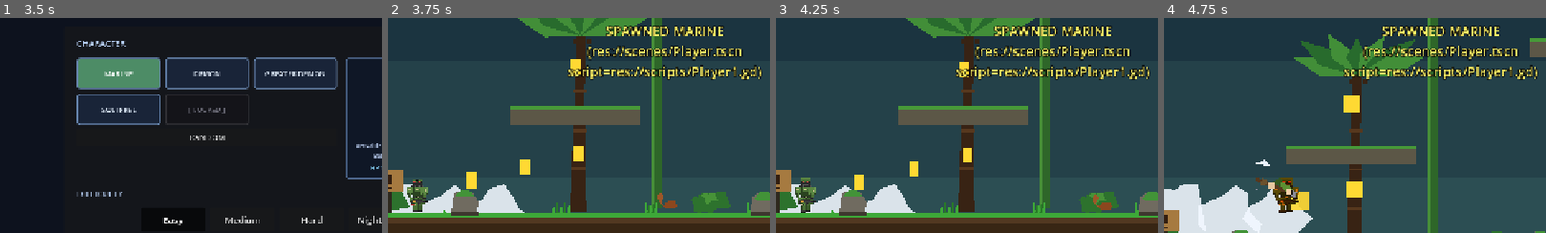
Above: before the commit, frames 1-4 (left to right).
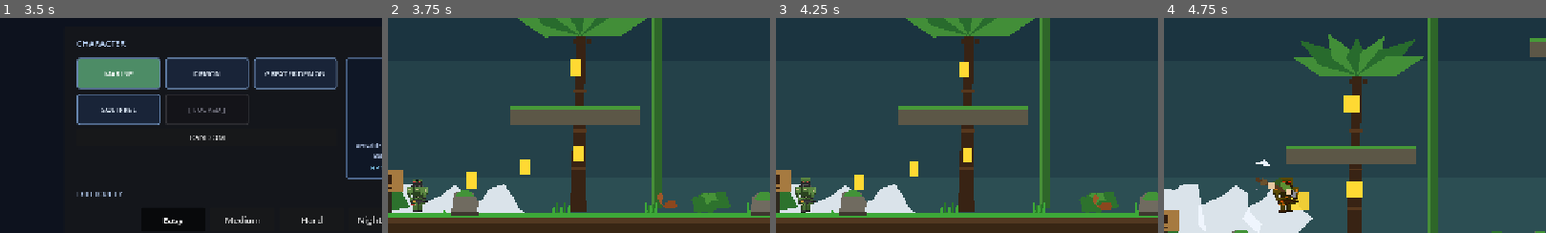
Above: after the commit, the same moments.

Repository: Crapula1/2d-platformer
Game: Godot game, scene res://scenes/MainMenu.tscn
Two runs of this game, one before a commit and one after it. Both use one fixed random seed, a clock stepped at 60 frames per second and the inputs below.
Inputs (mouse positions are % of the whole screen's width and height, from its top left):
- Up to frame 1 (3.5 s): click "START" at 0.5 s; click "MARINE" at 1.25 s; click "Easy" at 2 s; click "Easy" at 2.75 s
- Up to frame 2 (3.75 s): click "START RUN" at 3.5 s
- Up to frame 3 (4.25 s): no input
- Up to frame 4 (4.75 s): tap Enter at 4.25 s; move the mouse to (72, 45) at 4.27 s; hold D (move_right) from 4.28 s (still down); tap J (attack) at 4.35 s; click (72, 45) at 4.42 s; tap Space (jump) at 4.52 s
The pictures show only the part of the screen within x 14-64%, y 9-59%; the shares and areas given below are measured in that part.

Frame 1 is identical in both runs. In frame 2, 4.3% of the frame differs, in the area x 47-98%, y 3-29%; in frame 3, 4.3%; in frame 4, 4.3%.

Commit message:
chore: remove yellow SPAWNED character diagnostic banner
The in-game banner was left over from debugging character select. The
[Main] print line stays for log diagnostics.

Co-Authored-By: Claude Opus 4.7 <noreply@anthropic.com>

Diff:
--- a/scripts/Main.gd
+++ b/scripts/Main.gd
@@ -146,7 +146,6 @@
 		script_name = scr.resource_path
 	print("[Main] Spawned character=%s scene=%s script=%s at %s" % [
 		RunState.character, scene_path, script_name, str(spawn_xy)])
-	_flash_spawned_character_banner(RunState.character, scene_path + "\nscript=" + script_name)
 
 	# Camera limits must be applied after the player is in the tree so the
 	# Camera2D node exists and is current.
@@ -211,28 +210,6 @@
 	name_label.add_theme_constant_override("outline_size", 4)
 	name_label.vertical_alignment = VERTICAL_ALIGNMENT_CENTER
 	hb.add_child(name_label)
-
-func _flash_spawned_character_banner(character_id: String, scene_path: String) -> void:
-	# Diagnostic: a 2-second banner on the HUD shows which character + scene
-	# Main actually instantiated. If you pick demon and see "MARINE" here,
-	# the bug is upstream of Main (RunState wasn't set / scene cache stale).
-	# Remove this once character select is confirmed working.
-	var overlay := CanvasLayer.new()
-	overlay.layer = 12
-	add_child(overlay)
-	var label := Label.new()
-	label.text = "SPAWNED %s\n(%s)" % [character_id.to_upper(), scene_path]
-	label.horizontal_alignment = HORIZONTAL_ALIGNMENT_CENTER
-	label.add_theme_font_size_override("font_size", 22)
-	label.add_theme_color_override("font_color", Color(1.0, 0.95, 0.4))
-	label.add_theme_color_override("font_outline_color", Color(0, 0, 0))
-	label.add_theme_constant_override("outline_size", 5)
-	label.set_anchors_preset(Control.PRESET_TOP_WIDE)
-	label.offset_top = 70.0
-	label.offset_bottom = 130.0
-	overlay.add_child(label)
-	# Sticky for debugging — caller queue_frees the overlay manually if/when
-	# the diagnostic is no longer needed.
 
 func _scene_path_for_character(character_id: String) -> String:
 	# Single source of truth is RunState.CHARACTER_STATS[id].scene. Falling
